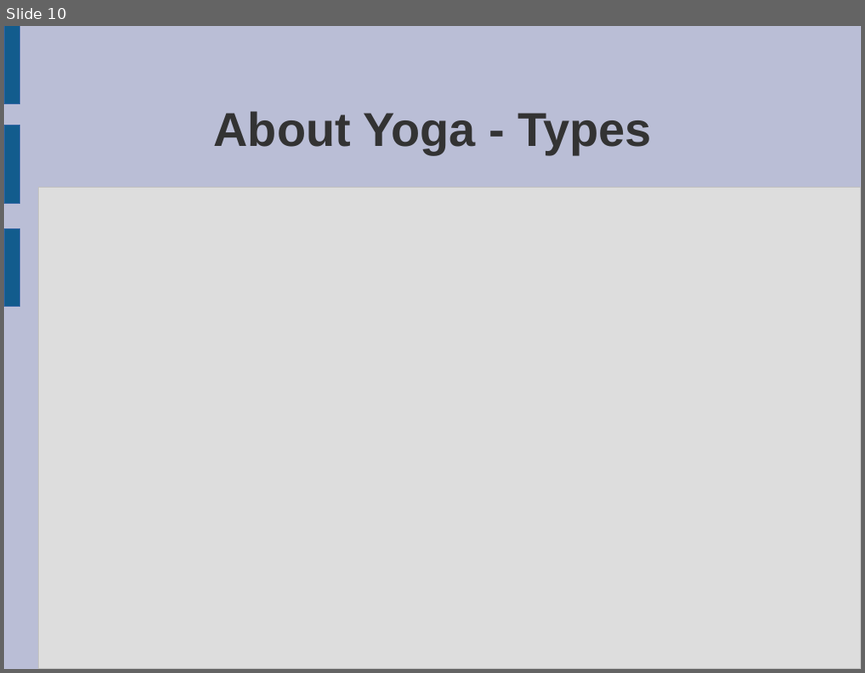
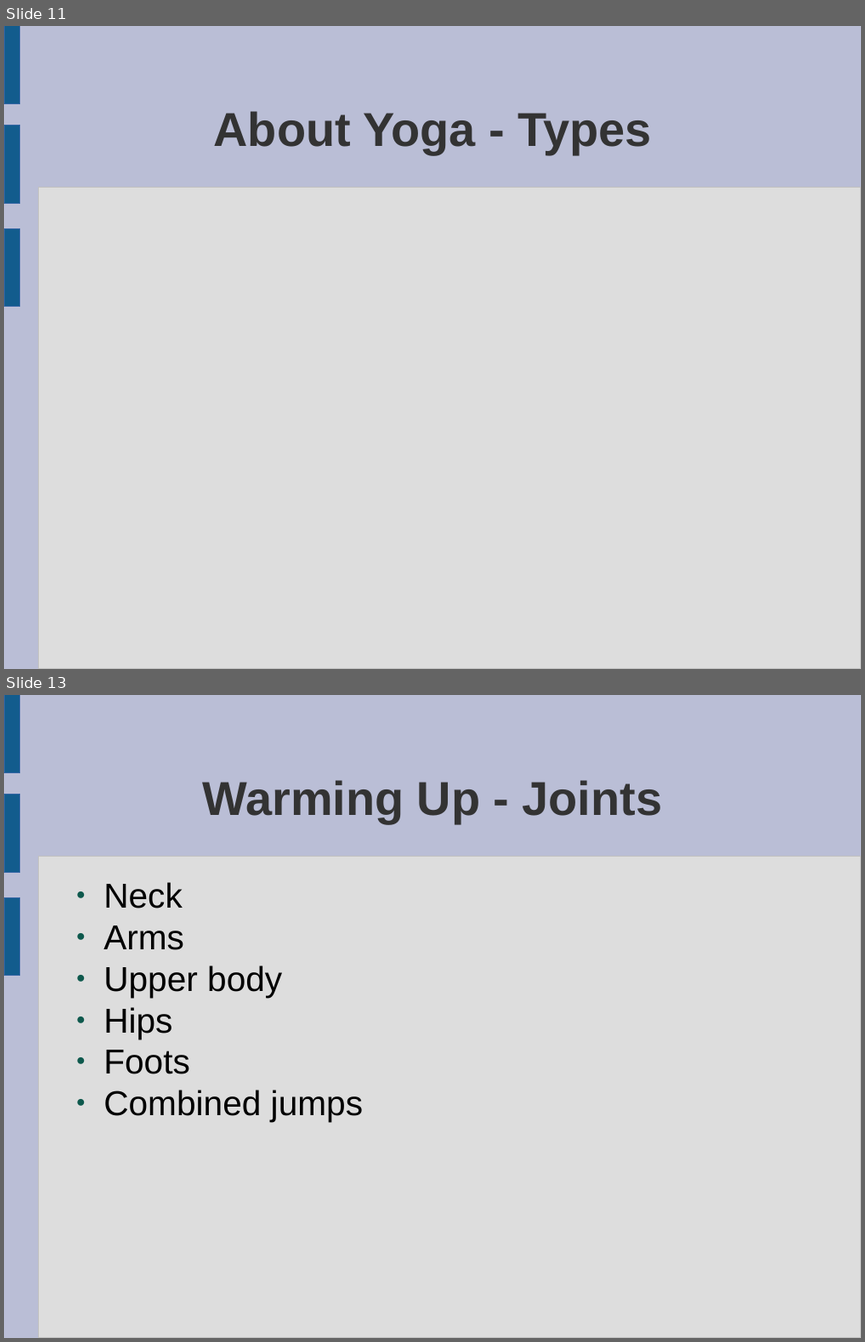
Before and after one commit to peterborkuti/english, a slide deck: yoga_01.odp. Shown one above the other, each under a label of ours: slide 10 before the commit, slides 11 and 13 after it; the slides between them are not shown. The pictures are 865x673 and 865x1342 pixels, drawn with LibreOffice and Linux fonts; fonts in the diff are those of the drawing. Boxes give left, top, right and bottom in pixels: in the first picture for what was removed or moved away, otherwise in the second. Text is boxed around its words. In the diff, an @@ line names an element or a change of style, - is before the commit and + after.

```diff
--- a/yoga_01.odp
+++ b/yoga_01.odp
@@ slide 13 added at box(4, 695, 861, 1338), background #BABED6; not listed: 4 template elements that a slide beside it also shows @@
@@ title added at box(203, 780, 662, 823), 44 pt, text #333333, bold @@
+Warming Up - Joints
@@ text added at box(103, 882, 363, 1122), 32 pt, text #000000 @@
+● Neck
+● Arms
+● Upper body
+● Hips
+● Foots
+● Combined jumps
@@ what was slide 10 is now slide 11 @@
```
Also in this commit, not shown: 1 slide changed, 21 other slides added, 1 slide removed.
